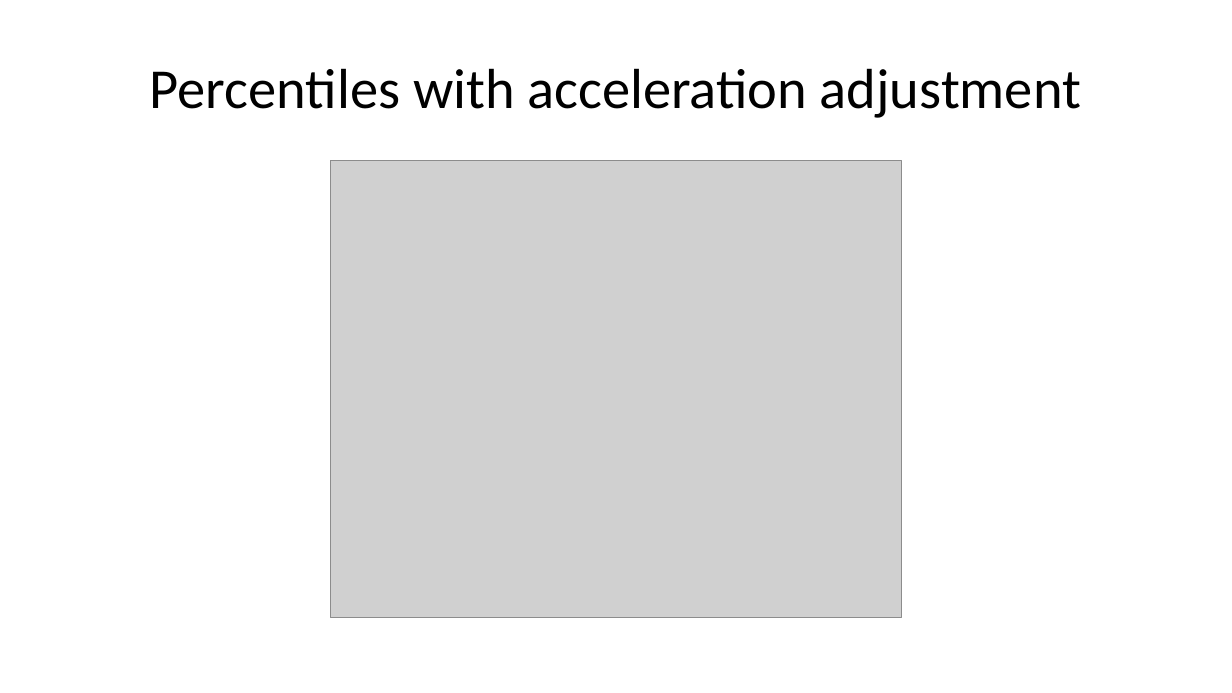
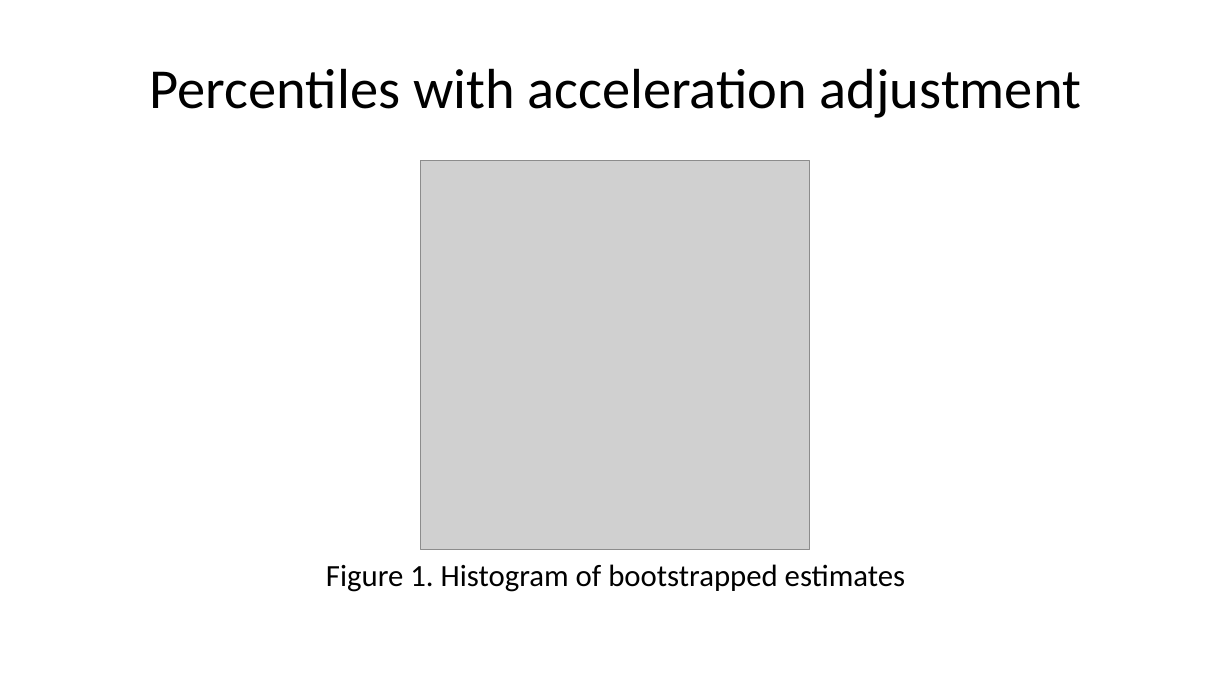
Before and after one commit to pmean/papers-and-presentations, a slide deck: slide 33 of bootstrap/src/bootstrap-slides.pptx (slide 35 before the commit). Drawn at 1232x693 pixels with LibreOffice and Linux fonts; fonts in the diff are those of the drawing; grey boxes stand for pictures. Boxes give left, top, right and bottom in pixels: in the first picture for what was removed or moved away, otherwise in the second. Text is boxed around its words. In the diff, an @@ line names an element or a change of style, - is before the commit and + after.

Commit message:
Good first draft of bootstrap talk

```diff
--- a/bootstrap/src/bootstrap-slides.pptx
+++ b/bootstrap/src/bootstrap-slides.pptx
@@ picture: place and size @@
-picture at [330, 161, 902, 618]
+picture at [421, 161, 809, 549]
@@ text added at [326, 564, 906, 592], 18 pt, text #000000 @@
+Figure 1. Histogram of bootstrapped estimates
```
Also in this commit, not shown: 9 other slides changed, 27 slides added, 6 slides removed, 6 other files.
